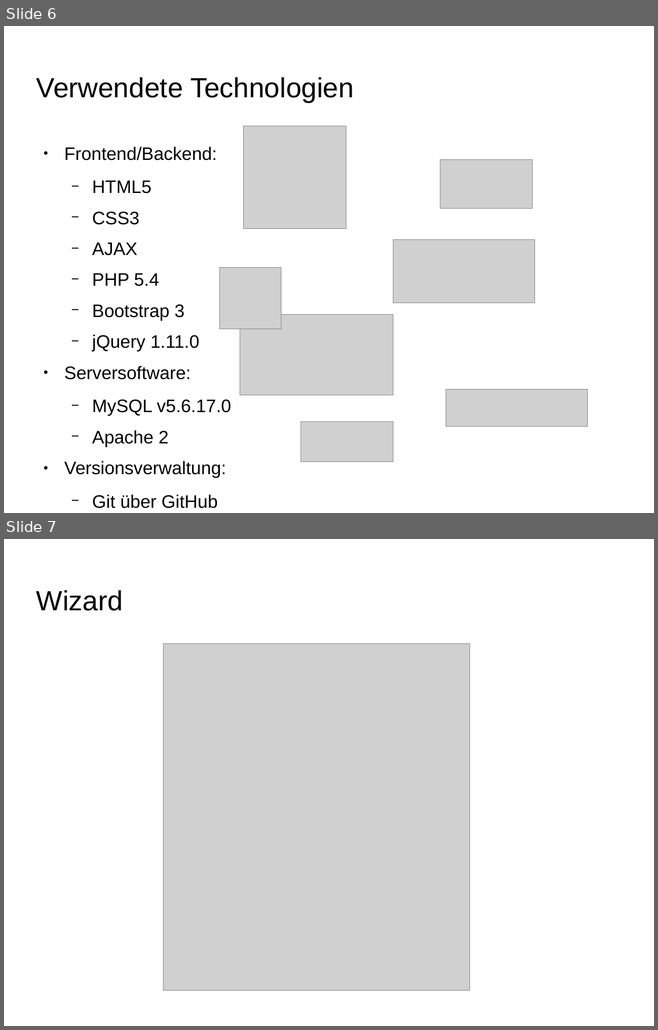
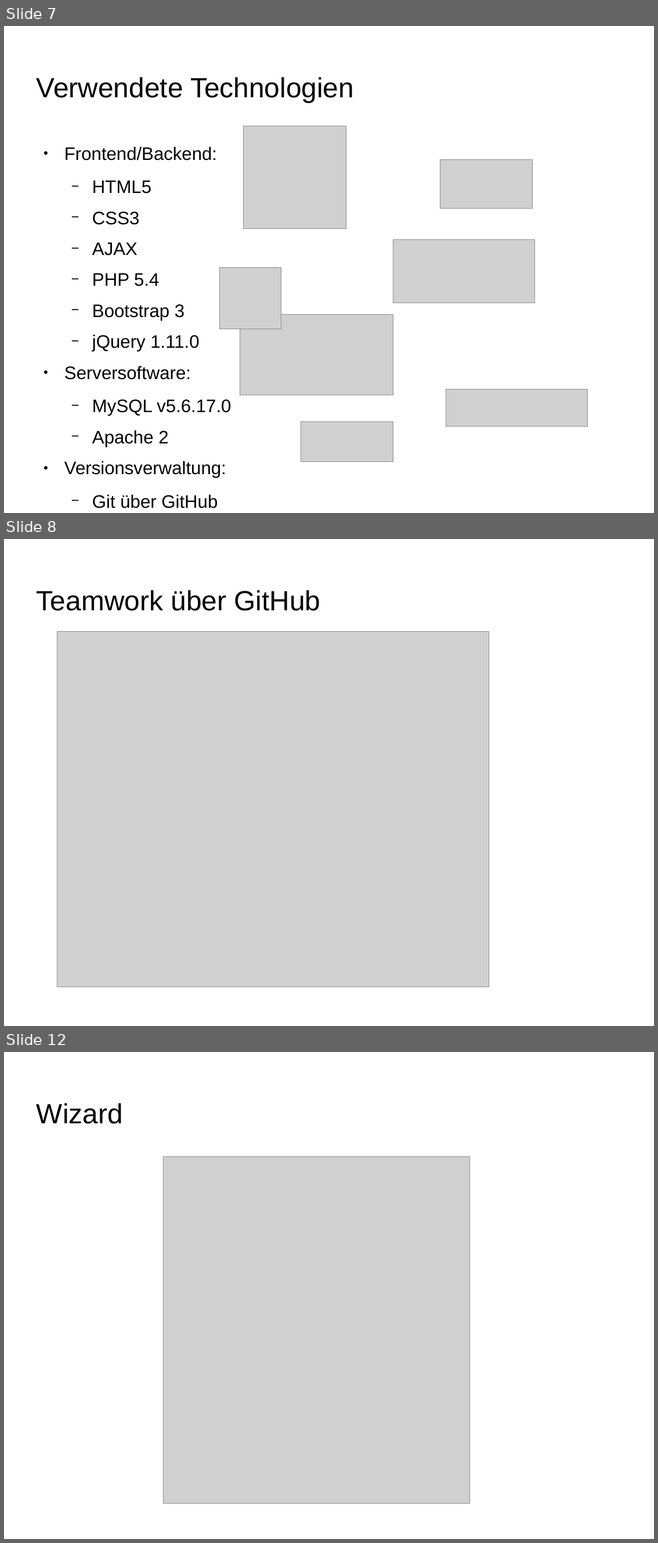
Before and after one commit to Projekt-IFA11D/components, a slide deck: organisation/presentation/finale_praesentation.odp. Shown one above the other, each under a label of ours: slides 6 and 7 before the commit, slides 7, 8 and 12 after it; the slides between them are not shown. The pictures are 658x1030 and 658x1543 pixels, drawn with LibreOffice and Linux fonts; fonts in the diff are those of the drawing; grey boxes stand for pictures; background and template pictures are left out. Boxes give left, top, right and bottom in pixels: in the first picture for what was removed or moved away, otherwise in the second. Text is boxed around its words. In the diff, an @@ line names an element or a change of style, - is before the commit and + after.

```diff
--- a/organisation/presentation/finale_praesentation.odp
+++ b/organisation/presentation/finale_praesentation.odp
@@ slide 8 added at (4, 539, 654, 1026), background picture (left out) @@
@@ title added at (36, 590, 320, 611), 33.9 pt, text #000000 @@
+Teamwork über GitHub
@@ picture added at (57, 632, 488, 987) @@
@@ what was slide 6 is now slide 7 @@
@@ what was slide 7 is now slide 12 @@
```
Also in this commit, not shown: 4 other slides added.
